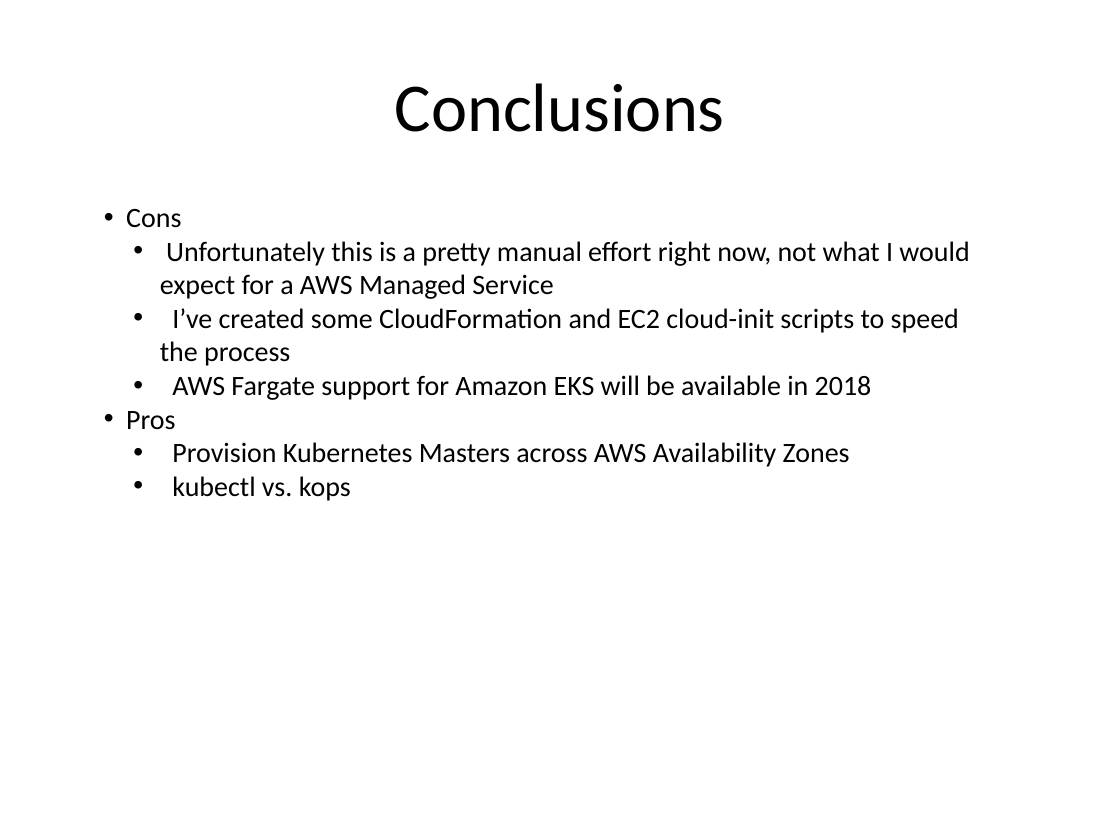
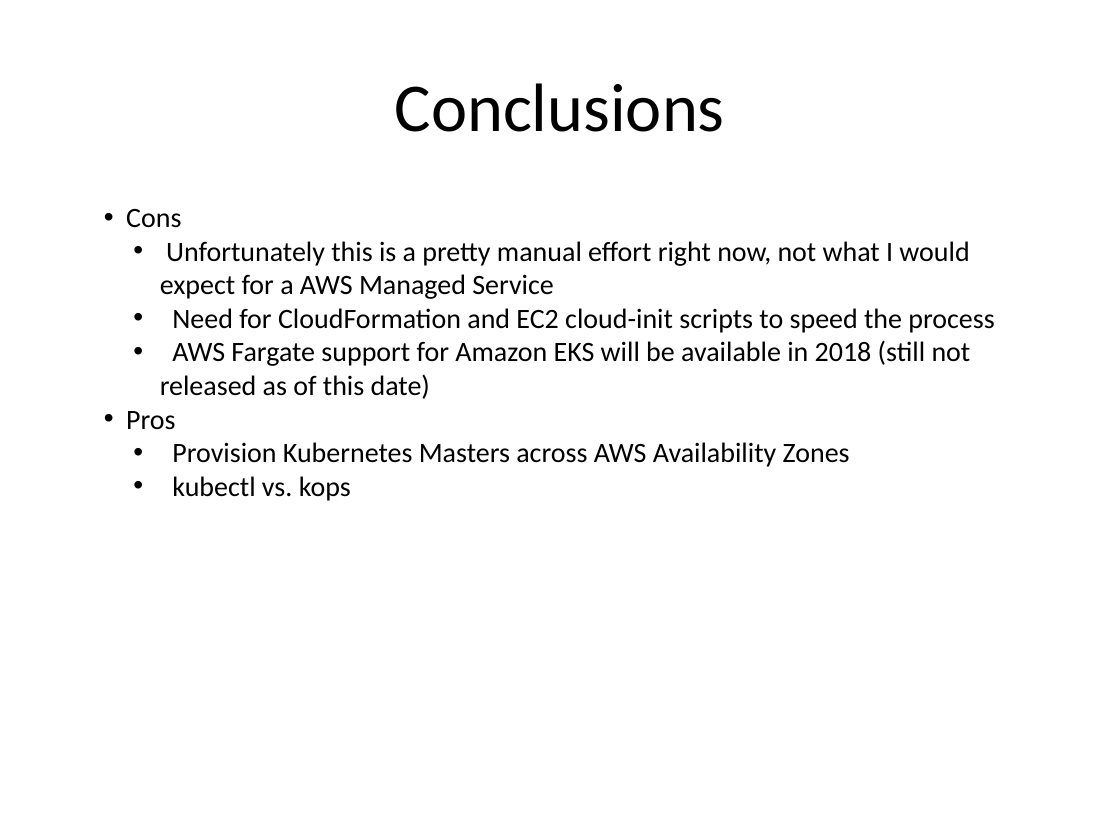
Before and after one commit to kskalvar/aws-eks-cluster-quickstart, a slide deck: slide 9 of slides/AWS-EKS-Cluster-Quickstart.pptx. Drawn at 1120x840 pixels with LibreOffice and Linux fonts; fonts in the diff are those of the drawing; background and template pictures are left out. Boxes give left, top, right and bottom in pixels: in the first picture for what was removed or moved away, otherwise in the second. Text is boxed around its words. In the diff, an @@ line names an element or a change of style, - is before the commit and + after.

Commit message:
Updated Slides

```diff
--- a/slides/AWS-EKS-Cluster-Quickstart.pptx
+++ b/slides/AWS-EKS-Cluster-Quickstart.pptx
@@ text at box(160, 308, 994, 399): text changed @@
-  • I’ve created some CloudFormation and EC2 cloud-init scripts to speed the process
-  • AWS Fargate support for Amazon EKS will be available in 2018
+  • Need for CloudFormation and EC2 cloud-init scripts to speed the process
+  • AWS Fargate support for Amazon EKS will be available in 2018 (still not released as of this date)
```
Also in this commit, not shown: 3 other slides changed.
